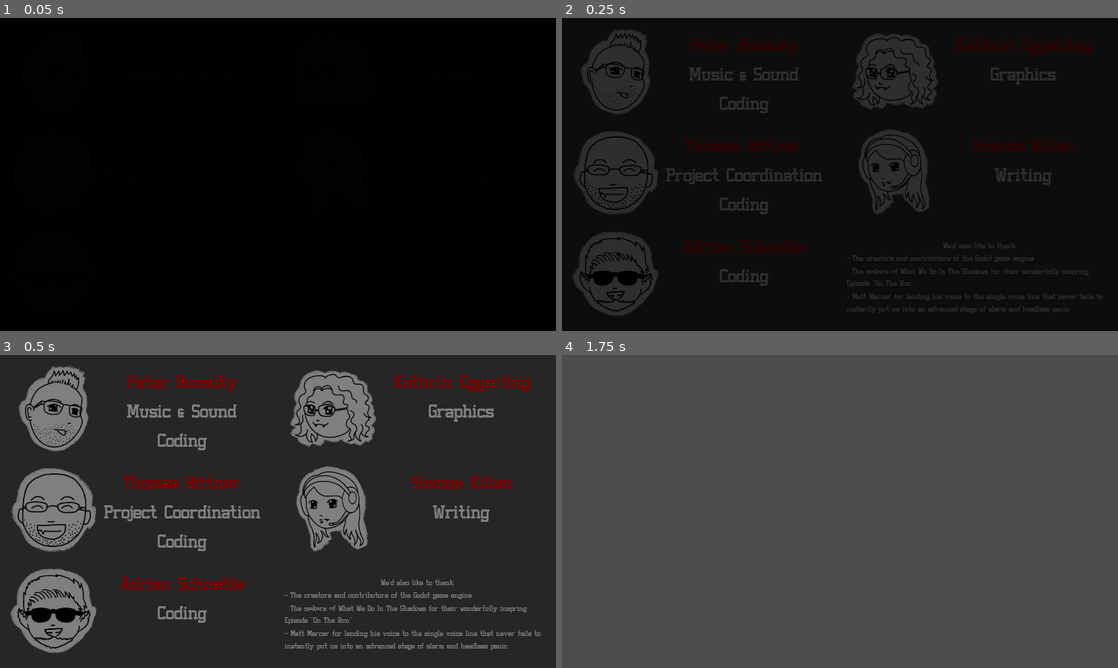
Above: before the commit, frames 1-4 (two rows, left to right).
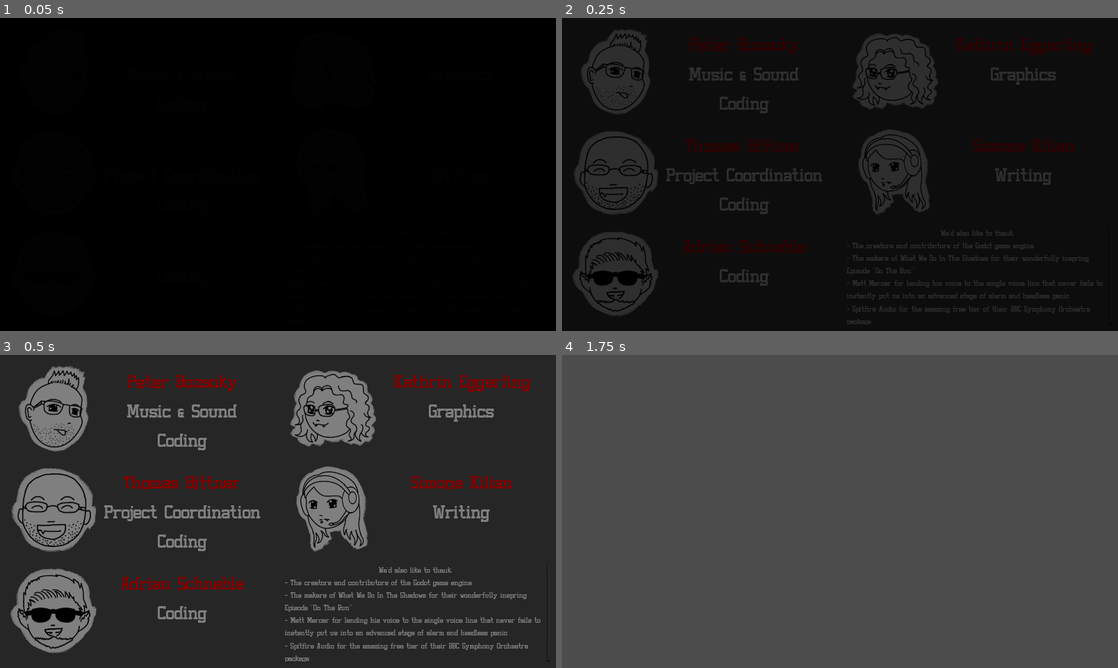
Above: after the commit, the same moments.

Repository: gadse/high-moon
Game: Godot game, scene res://scenes/credit_screen/Credits.tscn
Same seed, same stepped clock (60 frames per second), same inputs: the game is played once before the commit and once after it. This scene is started directly instead of the project's main scene.
Inputs (mouse positions are in pixels of both pictures, inside the frame that each line leads up to):
- Up to frame 1 (0.05 s): no input
- Up to frame 2 (0.25 s): no input
- Up to frame 3 (0.5 s): no input
- Up to frame 4 (1.75 s): tap Enter at 0.5 s; drag from (840, 511) to (895, 442) at 0.52 s; drag from (728, 527) to (812, 574) at 1.27 s

The runs differ from the first frame. In frame 2, 1.1% of the frame differs, in the area x 51-98%, y 67-98%; in frame 3, 2.4%; in frame 4, nothing differs.

Commit message:
Add Spitfire Audio's BBC Symphony Orchestra package to Credits

Diff:
--- a/scenes/credit_screen/Credits.tscn
+++ b/scenes/credit_screen/Credits.tscn
@@ -186,16 +186,16 @@
 mouse_filter = 2
 custom_fonts/normal_font = SubResource( 1 )
 bbcode_enabled = true
-bbcode_text = "
-[center]We'd also like to thank:[/center]
+bbcode_text = "[center]We'd also like to thank:[/center]
 - The creators and contributors of the Godot game engine
 - The makers of What We Do In The Shadows for their wonderfully inspring Episode \"On The Run\"
-- Matt Mercer for lending his voice to the single voice line that never fails to instantly put us into an advanced stage of alarm and headless panic"
-text = "
-We'd also like to thank:
+- Matt Mercer for lending his voice to the single voice line that never fails to instantly put us into an advanced stage of alarm and headless panic
+- Spitfire Audio for the amazing free tier of their BBC Symphony Orchestra package"
+text = "We'd also like to thank:
 - The creators and contributors of the Godot game engine
 - The makers of What We Do In The Shadows for their wonderfully inspring Episode \"On The Run\"
-- Matt Mercer for lending his voice to the single voice line that never fails to instantly put us into an advanced stage of alarm and headless panic"
+- Matt Mercer for lending his voice to the single voice line that never fails to instantly put us into an advanced stage of alarm and headless panic
+- Spitfire Audio for the amazing free tier of their BBC Symphony Orchestra package"
 
 [node name="Fader" parent="." instance=ExtResource( 1 )]
 [connection signal="gui_input" from="." to="." method="_on_Credits_gui_input"]
Not shown, changed: bin/High Moon.exe
Not shown, changed: bin/High Moon.pck
Not shown, changed: bin/High Moon.x86_64
